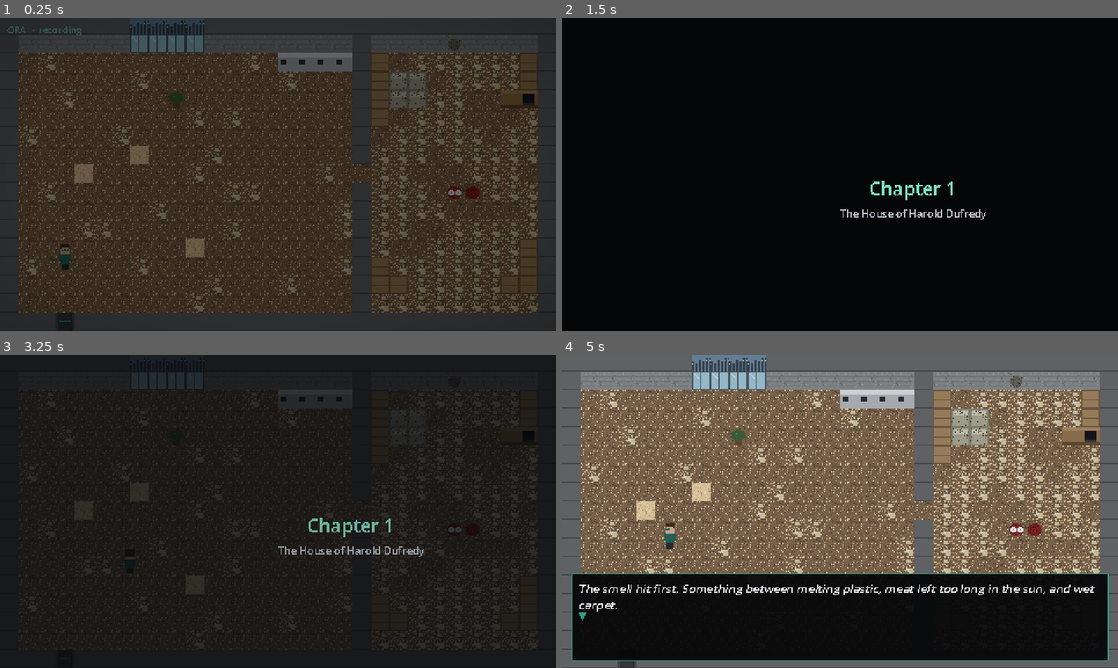
Above: before the commit, frames 1-4 (two rows, left to right).
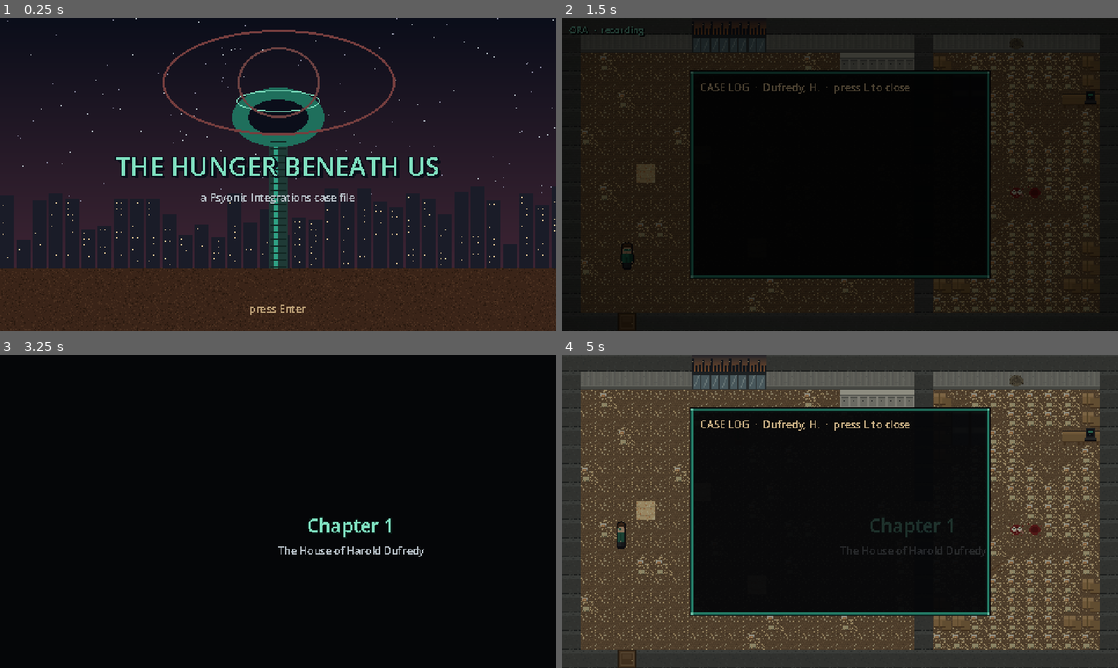
Above: after the commit, the same moments.

Repository: roweboat25/Hunger-beneath-us
Game: Godot game, scene res://scenes/Main.tscn
Two runs of this game, one before a commit and one after it. Both use one fixed random seed, a clock stepped at 60 frames per second and the inputs below.
Inputs:
- Up to frame 1 (0.25 s): no input
- Up to frame 2 (1.5 s): tap Enter at 0.5, 1.25 s; hold D (move_right) 0.53-1.28 s; hold E (interact) 0.53-1.28 s; hold S (move_down) from 1.28 s (still down); tap L (case_log) at 1.35 s
- Up to frame 3 (3.25 s): tap E (interact) at 1.55, 3.05 s; tap L (case_log) at 2 s; release S (move_down) at 2.03 s; hold D (move_right) 2.03-2.78 s; hold E (interact) 2.03-2.78 s; tap Space at 2.75 s; hold W (move_up) from 2.78 s (still down); tap G (toggle_glasses) at 2.85 s
- Up to frame 4 (5 s): release W (move_up) at 3.53 s; hold E (interact) 3.53-4.28 s; hold A (move_left) from 3.53 s (still down); tap L (case_log) at 4.35 s; tap E (interact) at 4.55 s

The runs differ from the first frame. In frame 1, 58% of the frame differs, in the area x 0-100%, y 0-100%; in frame 2, 45%; in frame 3, 27%; in frame 4, 91%.

Commit message:
Art pass: outlined sprites, portraits, styled UI, title screen, Pages publish
Regenerate all placeholder art with 1px outlines, drop shadows and dithered
tiles; add framed portraits, 9-slice dialogue and Psyon panels, scanlines in
the glasses shader, per-scene ambient colour, NPC sprites on every map and a
title screen. Publish the web build to the gh-pages branch on pushes to main
and link the live page from the README.

Co-Authored-By: Claude Fable 5.1 <noreply@anthropic.com>
Claude-Session: https://claude.ai/code/session_01B2ggZ7uvmcjyRPxg6sEM7Z

Diff:
--- a/assets/shaders/glasses.gdshader
+++ b/assets/shaders/glasses.gdshader
@@ -23,6 +23,10 @@
 	float g = (rand(floor(uv * vec2(480.0, 270.0)) + vec2(fract(TIME * 7.0))) - 0.5);
 	col += g * 0.16 * corruption * glasses;
 
+	// faint scanlines from the frames' display
+	float scan = mod(floor(uv.y * 270.0), 2.0) * 0.045 * glasses;
+	col *= 1.0 - scan;
+
 	// vignette, tighter as corruption rises
 	float d = distance(uv, vec2(0.5));
 	col *= 1.0 - smoothstep(0.42, 0.95, d) * (0.3 + 0.45 * corruption) * glasses;
--- a/scripts/Main.gd
+++ b/scripts/Main.gd
@@ -16,6 +16,7 @@
 var _log_text: RichTextLabel
 var _fade: ColorRect
 var _glyph: TextureRect
+var _modulate: CanvasModulate
 
 
 func _ready() -> void:
@@ -60,7 +61,11 @@
 	_glyph.modulate.a = 0.0
 	fade_layer.add_child(_glyph)
 
+	_modulate = CanvasModulate.new()
+	add_child(_modulate)
+
 	var first := "res://scenes/maps/Apartment.tscn"
+	var skip_title := "--autoplay" in OS.get_cmdline_user_args()
 	for arg in OS.get_cmdline_user_args():
 		if arg.begins_with("--map="):
 			first = "res://scenes/maps/" + arg.trim_prefix("--map=") + ".tscn"
@@ -69,6 +74,9 @@
 		var search: String = str(JavaScriptBridge.eval("window.location.search", true))
 		if search.begins_with("?map="):
 			first = "res://scenes/maps/" + search.trim_prefix("?map=").get_slice("&", 0) + ".tscn"
+			skip_title = true
+	if not skip_title:
+		await _title_screen()
 	await load_map(first)
 	if "--autoplay" in OS.get_cmdline_user_args():
 		var auto: Node = load("res://tools/autoplay.gd").new()
@@ -83,6 +91,7 @@
 	map.main = self
 	add_child(map)
 	move_child(map, 0)
+	set_ambient(map.ambient)
 	player = map.get_node_or_null("Player")
 	for node in get_tree().get_nodes_in_group("interactable"):
 		if node.is_inside_tree() and map.is_ancestor_of(node):
@@ -98,6 +107,62 @@
 	map.start()
 
 
+func set_ambient(c: Color) -> void:
+	_modulate.color = c
+
+
+## The title screen: the tower, the name, press Enter.
+func _title_screen() -> void:
+	Game.input_locked = true
+	var layer := CanvasLayer.new()
+	layer.layer = 25
+	add_child(layer)
+	var bg := TextureRect.new()
+	bg.texture = load("res://assets/ui/title.png")
+	bg.texture_filter = CanvasItem.TEXTURE_FILTER_NEAREST
+	layer.add_child(bg)
+	var name_label := Label.new()
+	name_label.text = "THE HUNGER BENEATH US"
+	name_label.add_theme_font_size_override("font_size", 22)
+	name_label.add_theme_color_override("font_color", Color("7fe0c0"))
+	name_label.add_theme_color_override("font_shadow_color", Color("0b0e1a"))
+	name_label.add_theme_constant_override("shadow_offset_x", 2)
+	name_label.add_theme_constant_override("shadow_offset_y", 2)
+	name_label.add_theme_constant_override("outline_size", 4)
+	name_label.add_theme_color_override("font_outline_color", Color("0b0e1a"))
+	name_label.horizontal_alignment = HORIZONTAL_ALIGNMENT_CENTER
+	name_label.position = Vector2(0, 112)
+	name_label.size = Vector2(480, 34)
+	layer.add_child(name_label)
+	var sub := Label.new()
+	sub.text = "a Psyonic Integrations case file"
+	sub.add_theme_font_size_override("font_size", 9)
+	sub.add_theme_color_override("font_color", Color("b9c2c9"))
+	sub.horizontal_alignment = HORIZONTAL_ALIGNMENT_CENTER
+	sub.position = Vector2(0, 148)
+	sub.size = Vector2(480, 14)
+	layer.add_child(sub)
+	var prompt := Label.new()
+	prompt.text = "press Enter"
+	prompt.add_theme_font_size_override("font_size", 9)
+	prompt.add_theme_color_override("font_color", Color("f5d6a0"))
+	prompt.horizontal_alignment = HORIZONTAL_ALIGNMENT_CENTER
+	prompt.position = Vector2(0, 244)
+	prompt.size = Vector2(480, 14)
+	layer.add_child(prompt)
+	var blink := create_tween().set_loops()
+	blink.tween_property(prompt, "modulate:a", 0.15, 0.7)
+	blink.tween_property(prompt, "modulate:a", 1.0, 0.7)
+	_fade.modulate.a = 0.0
+	while true:
+		await get_tree().process_frame
+		if Input.is_action_just_pressed("interact"):
+			break
+	blink.kill()
+	await fade_out(0.8)
+	layer.queue_free()
+
+
 ## Fade to black, swap the map, fade back in and run the new map's start().
 func change_map(path: String) -> void:
 	Game.input_locked = true
@@ -148,11 +213,16 @@
 	_log_panel.offset_right = 130
 	_log_panel.offset_top = -90
 	_log_panel.offset_bottom = 90
-	var style := StyleBoxFlat.new()
-	style.bg_color = Color("050608", 0.96)
-	style.border_color = Color("f5d6a0")
-	style.set_border_width_all(1)
-	style.set_content_margin_all(8)
+	var style := StyleBoxTexture.new()
+	style.texture = load("res://assets/ui/panel.png")
+	style.texture_margin_left = 6
+	style.texture_margin_right = 6
+	style.texture_margin_top = 6
+	style.texture_margin_bottom = 6
+	style.content_margin_left = 9
+	style.content_margin_right = 9
+	style.content_margin_top = 8
+	style.content_margin_bottom = 8
 	_log_panel.add_theme_stylebox_override("panel", style)
 	var col := VBoxContainer.new()
 	_log_panel.add_child(col)
@@ -185,6 +255,8 @@
 	_title_label.horizontal_alignment = HORIZONTAL_ALIGNMENT_CENTER
 	_title_label.add_theme_font_size_override("font_size", 16)
 	_title_label.add_theme_color_override("font_color", Color("7fe0c0"))
+	_title_label.add_theme_constant_override("outline_size", 3)
+	_title_label.add_theme_color_override("font_outline_color", Color("0b1f1a"))
 	v.add_child(_title_label)
 	_title_sub = Label.new()
 	_title_sub.horizontal_alignment = HORIZONTAL_ALIGNMENT_CENTER
--- a/scripts/NPC.gd
+++ b/scripts/NPC.gd
@@ -15,6 +15,10 @@
 
 func _ready() -> void:
 	super._ready()
+	var shadow := Sprite2D.new()
+	shadow.texture = load("res://assets/sprites/shadow.png")
+	shadow.position = Vector2(0, 2)
+	add_child(shadow)
 	sprite = Sprite2D.new()
 	sprite.texture = load(sprite_sheet)
 	sprite.hframes = 4
--- a/scripts/Player.gd
+++ b/scripts/Player.gd
@@ -21,6 +21,12 @@
 
 func _ready() -> void:
 	add_to_group("player")
+	var shadow := Sprite2D.new()
+	shadow.texture = load("res://assets/sprites/shadow.png")
+	shadow.position = Vector2(0, 2)
+	shadow.z_index = -1
+	add_child(shadow)
+	move_child(shadow, 0)
 	_apply_frame(false)
 
 
--- a/scripts/maps/ApartmentScene.gd
+++ b/scripts/maps/ApartmentScene.gd
@@ -2,6 +2,10 @@
 ## Scene 1: Harold Dufredy's apartment. Chapter 1 of the novel.
 
 var _laptop_done := false
+
+
+func _init() -> void:
+	ambient = Color(0.86, 0.84, 0.74)
 
 
 func start() -> void:
--- a/scripts/maps/DesertScene.gd
+++ b/scripts/maps/DesertScene.gd
@@ -3,6 +3,10 @@
 
 var _sedan_done := false
 var _at_door := false
+
+
+func _init() -> void:
+	ambient = Color(1.0, 0.9, 0.72)
 
 
 func start() -> void:
--- a/scripts/maps/HomeScene.gd
+++ b/scripts/maps/HomeScene.gd
@@ -8,6 +8,10 @@
 var _ezra_done := false
 var _ritual_done := false
 var _slept := false
+
+
+func _init() -> void:
+	ambient = Color(1.0, 0.86, 0.72)
 
 
 func start() -> void:
@@ -253,6 +257,7 @@
 
 # ------------------------------------------------------------- evening 2
 func _start_second() -> void:
+	main.set_ambient(Color(0.8, 0.62, 0.62))
 	var mira := npc("mira")
 	await main.show_title("Residence Hall 45C", "That evening")
 	await ui.say("Ezra", "Dad's home!", "ezra")
--- a/scripts/maps/HospitalScene.gd
+++ b/scripts/maps/HospitalScene.gd
@@ -4,6 +4,10 @@
 var _checked_in := false
 var _nurse_done := false
 var _interviewed := false
+
+
+func _init() -> void:
+	ambient = Color(0.92, 0.96, 1.0)
 
 
 func start() -> void:
--- a/scripts/maps/LynxApartmentScene.gd
+++ b/scripts/maps/LynxApartmentScene.gd
@@ -4,6 +4,16 @@
 
 var _entered := false
 var _ritual_done := false
+
+
+func _init() -> void:
+	ambient = Color(0.74, 0.68, 0.86)
+
+
+func _process(_delta: float) -> void:
+	# the lights inside flickered. dim. pulse-like.
+	var pulse := 0.82 + 0.1 * sin(Time.get_ticks_msec() / 230.0) + (0.06 if randf() < 0.02 else 0.0)
+	main.set_ambient(Color(0.74 * pulse, 0.68 * pulse, 0.86 * pulse))
 
 
 func start() -> void:
--- a/scripts/maps/MapScene.gd
+++ b/scripts/maps/MapScene.gd
@@ -7,6 +7,8 @@
 @export var map_size := Vector2i(480, 272)
 
 var main: Node
+## Ambient light for the map. Main applies it with a CanvasModulate.
+var ambient := Color.WHITE
 
 var ui: DialogueBox:
 	get: return main.dialogue
--- a/scripts/maps/MirrorScene.gd
+++ b/scripts/maps/MirrorScene.gd
@@ -2,6 +2,10 @@
 ## Scene 9b: the chamber behind the door. The mirror ritual. End of Act 1.
 
 var _begun := false
+
+
+func _init() -> void:
+	ambient = Color(0.55, 0.6, 0.65)
 
 
 func start() -> void:
--- a/scripts/maps/ParkScene.gd
+++ b/scripts/maps/ParkScene.gd
@@ -3,6 +3,10 @@
 
 var _seth_done := false
 var _tyson_done := false
+
+
+func _init() -> void:
+	ambient = Color(1.0, 0.95, 0.82)
 
 
 func start() -> void:
--- a/scripts/maps/SouthtownScene.gd
+++ b/scripts/maps/SouthtownScene.gd
@@ -4,6 +4,10 @@
 
 var _met_lynx := false
 var _eye_sprite: Sprite2D
+
+
+func _init() -> void:
+	ambient = Color(0.95, 0.72, 0.62)
 
 
 func start() -> void:
--- a/scripts/maps/WarRoomScene.gd
+++ b/scripts/maps/WarRoomScene.gd
@@ -7,6 +7,10 @@
 var _footage := false
 var _lynx_warned := false
 var _emmet_briefed := false
+
+
+func _init() -> void:
+	ambient = Color(0.78, 0.92, 0.92)
 
 
 func start() -> void:
--- a/scripts/ui/DialogueBox.gd
+++ b/scripts/ui/DialogueBox.gd
@@ -17,6 +17,7 @@
 var _text: RichTextLabel
 var _choices: VBoxContainer
 var _prompt: Label
+var _portrait_frame: PanelContainer
 var _typing := false
 var _choice_buttons: Array[Button] = []
 var _selected := 0
@@ -38,11 +39,16 @@
 	_panel.offset_right = -8
 	_panel.offset_top = -82
 	_panel.offset_bottom = -6
-	var style := StyleBoxFlat.new()
-	style.bg_color = Color("050608", 0.94)
-	style.border_color = Color("2fa184")
-	style.set_border_width_all(1)
-	style.set_content_margin_all(6)
+	var style := StyleBoxTexture.new()
+	style.texture = load("res://assets/ui/panel.png")
+	style.texture_margin_left = 6
+	style.texture_margin_right = 6
+	style.texture_margin_top = 6
+	style.texture_margin_bottom = 6
+	style.content_margin_left = 8
+	style.content_margin_right = 8
+	style.content_margin_top = 7
+	style.content_margin_bottom = 6
 	_panel.add_theme_stylebox_override("panel", style)
 	add_child(_panel)
 
@@ -50,11 +56,21 @@
 	row.add_theme_constant_override("separation", 8)
 	_panel.add_child(row)
 
+	var frame := PanelContainer.new()
+	var fstyle := StyleBoxFlat.new()
+	fstyle.bg_color = Color("0b1210")
+	fstyle.border_color = Color("1f6f5c")
+	fstyle.set_border_width_all(1)
+	fstyle.set_content_margin_all(1)
+	frame.add_theme_stylebox_override("panel", fstyle)
+	frame.size_flags_vertical = Control.SIZE_SHRINK_BEGIN
+	row.add_child(frame)
 	_portrait = TextureRect.new()
 	_portrait.custom_minimum_size = Vector2(64, 64)
 	_portrait.stretch_mode = TextureRect.STRETCH_KEEP
 	_portrait.texture_filter = CanvasItem.TEXTURE_FILTER_NEAREST
-	row.add_child(_portrait)
+	frame.add_child(_portrait)
+	_portrait_frame = frame
 
 	var col := VBoxContainer.new()
 	col.size_flags_horizontal = Control.SIZE_EXPAND_FILL
@@ -63,6 +79,9 @@
 	_name = Label.new()
 	_name.add_theme_color_override("font_color", Color("7fe0c0"))
 	_name.add_theme_font_size_override("font_size", 10)
+	_name.add_theme_color_override("font_shadow_color", Color("050608"))
+	_name.add_theme_constant_override("shadow_offset_x", 1)
+	_name.add_theme_constant_override("shadow_offset_y", 1)
 	col.add_child(_name)
 
 	_text = RichTextLabel.new()
@@ -72,6 +91,9 @@
 	for f in ["normal_font_size", "italics_font_size", "bold_font_size", "bold_italics_font_size"]:
 		_text.add_theme_font_size_override(f, 10)
 	_text.add_theme_color_override("default_color", Color("e8ecef"))
+	_text.add_theme_color_override("font_shadow_color", Color("050608"))
+	_text.add_theme_constant_override("shadow_offset_x", 1)
+	_text.add_theme_constant_override("shadow_offset_y", 1)
 	col.add_child(_text)
 
 	_choices = VBoxContainer.new()
@@ -81,11 +103,14 @@
 	_prompt = Label.new()
 	_prompt.text = "▼"
 	_prompt.add_theme_font_size_override("font_size", 9)
-	_prompt.add_theme_color_override("font_color", Color("2fa184"))
+	_prompt.add_theme_color_override("font_color", Color("7fe0c0"))
 	_prompt.set_anchors_and_offsets_preset(Control.PRESET_BOTTOM_RIGHT)
-	_prompt.offset_left = -16
-	_prompt.offset_top = -14
+	_prompt.offset_left = -18
+	_prompt.offset_top = -16
 	_panel.add_child(_prompt)
+	var bob := create_tween().set_loops()
+	bob.tween_property(_prompt, "position:y", _prompt.position.y + 2, 0.4)
+	bob.tween_property(_prompt, "position:y", _prompt.position.y, 0.4)
 
 
 func _portrait_for(who: String) -> Texture2D:
@@ -103,7 +128,7 @@
 	show()
 	_clear_choices()
 	_portrait.texture = _portrait_for(portrait)
-	_portrait.visible = _portrait.texture != null
+	_portrait_frame.visible = _portrait.texture != null
 	_name.text = speaker
 	_name.visible = not speaker.is_empty()
 	_text.text = text
@@ -142,6 +167,9 @@
 		b.flat = true
 		b.focus_mode = Control.FOCUS_NONE
 		b.add_theme_font_size_override("font_size", 10)
+		b.add_theme_color_override("font_shadow_color", Color("050608"))
+		b.add_theme_constant_override("shadow_offset_x", 1)
+		b.add_theme_constant_override("shadow_offset_y", 1)
 		b.pressed.connect(func(): _pick(i))
 		_choices.add_child(b)
 		_choice_buttons.append(b)
@@ -166,7 +194,7 @@
 func _highlight() -> void:
 	for i in _choice_buttons.size():
 		var b := _choice_buttons[i]
-		b.text = ("> " if i == _selected else "  ") + b.text.substr(2)
+		b.text = ("▸ " if i == _selected else "  ") + b.text.substr(2)
 		b.add_theme_color_override("font_color", Color("7fe0c0") if i == _selected else Color("b9c2c9"))
 
 
--- a/scripts/ui/GlassesFilter.gd
+++ b/scripts/ui/GlassesFilter.gd
@@ -29,6 +29,9 @@
 	_hud_label.position = Vector2(6, 4)
 	_hud_label.add_theme_font_size_override("font_size", 8)
 	_hud_label.add_theme_color_override("font_color", Color("7fe0c0", 0.85))
+	_hud_label.add_theme_color_override("font_shadow_color", Color("050608", 0.9))
+	_hud_label.add_theme_constant_override("shadow_offset_x", 1)
+	_hud_label.add_theme_constant_override("shadow_offset_y", 1)
 	_hud.add_child(_hud_label)
 	_fit_viewport()
 	get_viewport().size_changed.connect(_fit_viewport)
--- a/scripts/ui/PsyonWindow.gd
+++ b/scripts/ui/PsyonWindow.gd
@@ -46,11 +46,16 @@
 	_panel.offset_right = 150
 	_panel.offset_top = -95
 	_panel.offset_bottom = 95
-	var style := StyleBoxFlat.new()
-	style.bg_color = Color("0b1210", 0.98)
-	style.border_color = Color("1f6f5c")
-	style.set_border_width_all(2)
-	style.set_content_margin_all(6)
+	var style := StyleBoxTexture.new()
+	style.texture = load("res://assets/ui/panel_dark.png")
+	style.texture_margin_left = 4
+	style.texture_margin_right = 4
+	style.texture_margin_top = 4
+	style.texture_margin_bottom = 4
+	style.content_margin_left = 7
+	style.content_margin_right = 7
+	style.content_margin_top = 6
+	style.content_margin_bottom = 6
 	_panel.add_theme_stylebox_override("panel", style)
 	add_child(_panel)
 
Binary file changed: assets/portraits/bot.png
Binary file changed: assets/portraits/carl.png
Binary file changed: assets/portraits/carl_noglasses.png
Binary file changed: assets/portraits/dufredy.png
Binary file changed: assets/portraits/emmet.png
Binary file added: assets/portraits/eyeless.png
Binary file changed: assets/portraits/ezra.png
Binary file changed: assets/portraits/forner.png
Binary file changed: assets/portraits/lynx.png
Binary file changed: assets/portraits/masked.png
Binary file changed: assets/portraits/mira.png
Binary file changed: assets/portraits/monica.png
(and 34 more such lines)
